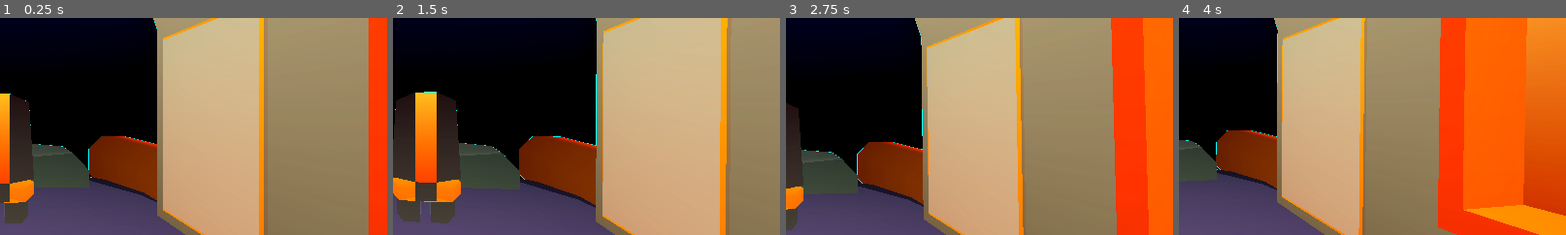
Above: before the commit, frames 1-4 (left to right).
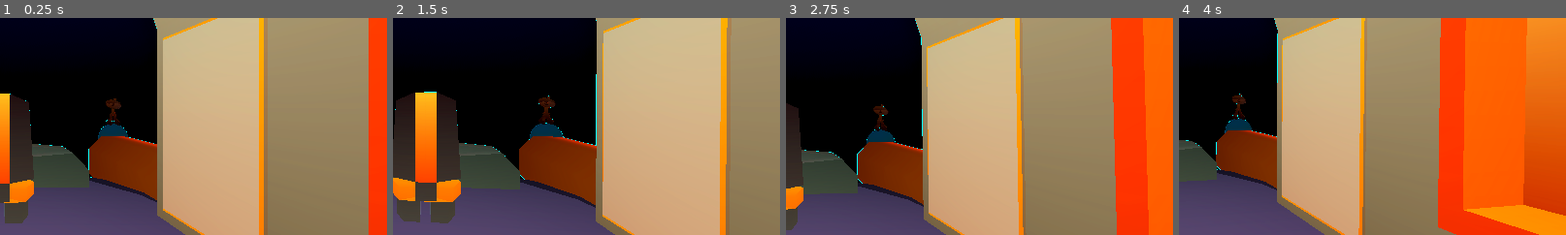
Above: after the commit, the same moments.

Repository: StephanoNaressi/LD_59
Game: Godot game, scene res://scenes/main.tscn
The game is run twice, just before and just after one commit, with the same random seed, the same clock (stepped at 60 frames per second) and the same inputs.
Inputs (mouse positions are % of the whole screen's width and height, from its top left):
- Up to frame 1 (0.25 s): no input
- Up to frame 2 (1.5 s): tap Enter at 0.5 s; move the mouse to (55, 50) at 0.52 s; hold Right mouse button (MouseRight) 0.53-1.28 s; hold Space (FlyUp) from 0.53 s (still down); click (55, 50) at 0.6 s; move the mouse to (45, 50) at 1.27 s; right-click (45, 50) at 1.35 s
- Up to frame 3 (2.75 s): keep holding Space (FlyUp); click (45, 50) at 1.55 s; move the mouse to (52, 48) at 2.02 s; hold Right mouse button (MouseRight) from 2.03 s (still down); tap F (Interact) at 2.1 s
- Up to frame 4 (4 s): keep holding Space (FlyUp); tap Enter at 2.75 s; move the mouse to (49, 52) at 2.77 s; release Right mouse button (MouseRight) at 2.78 s; click (49, 52) at 2.85 s; move the mouse to (57, 51) at 3.52 s; hold Right mouse button (MouseRight) from 3.53 s (still down)
The pictures show only the part of the screen within x 50-100%, y 30-80%; the shares and areas given below are measured in that part.

The runs differ from the first frame. In frame 1, 0.6% of the frame differs, in the area x 25-34%, y 37-56%; in frame 2, 0.7%, in the area x 35-45%, y 35-56%; in frame 3, 0.5%; in frame 4, 0.5%.

Commit message:
Add repairs and refactor proyectiles

Diff:
--- /dev/null
+++ b/game/meshes/CrosshairReticleMaterial.tres
@@ -0,0 +1,16 @@
+[gd_resource type="StandardMaterial3D" format=3 uid="uid://8smc4k8e250j"]
+
+[ext_resource type="Texture2D" uid="uid://b3q14iswyb0xn" path="res://game/textures/target.png" id="1_tex"]
+
+[resource]
+resource_name = "CrosshairReticle"
+transparency = 1
+cull_mode = 2
+no_depth_test = true
+albedo_color = Color(1.25, 1.25, 1.25, 1)
+albedo_texture = ExtResource("1_tex")
+emission_enabled = true
+emission = Color(1, 1, 1, 1)
+emission_energy_multiplier = 2.75
+emission_texture = ExtResource("1_tex")
+billboard_mode = 1
--- /dev/null
+++ b/game/meshes/RepairGlow.tres
@@ -0,0 +1,10 @@
+[gd_resource type="StandardMaterial3D" format=3]
+
+[resource]
+resource_name = "RepairGlow"
+cull_mode = 2
+albedo_color = Color(0.45, 0.98, 0.55, 1)
+roughness = 0.35
+emission_enabled = true
+emission = Color(0.2, 1, 0.45, 1)
+emission_energy_multiplier = 4.2
--- /dev/null
+++ b/scenes/antenna.tscn
@@ -0,0 +1,70 @@
+[gd_scene load_steps=6 format=3 uid="uid://6dx8yn04eb3d"]
+
+[ext_resource type="Script" uid="uid://kp7mj4xhcv7k" path="res://scripts/controllers/antenna.gd" id="1_ant"]
+[ext_resource type="PackedScene" uid="uid://ruga60glvqw0" path="res://game/meshes/broken_antenna.glb" id="2_broken"]
+[ext_resource type="PackedScene" uid="uid://d3g7wxtsivdfs" path="res://game/meshes/fixed_antenna.glb" id="3_fixed"]
+[ext_resource type="Material" uid="uid://d7k2crosshairmat" path="res://game/meshes/CrosshairReticleMaterial.tres" id="4_chm"]
+
+[sub_resource type="BoxShape3D" id="BoxShape3D_body"]
+size = Vector3(2, 4, 2)
+
+[sub_resource type="QuadMesh" id="QuadMesh_crosshair"]
+size = Vector2(1, 1)
+
+[node name="Antenna" type="StaticBody3D" node_paths=PackedStringArray("crosshair_marker")]
+script = ExtResource("1_ant")
+crosshair_marker = NodePath("CrosshairMarker")
+
+[node name="BrokenMesh" parent="." instance=ExtResource("2_broken")]
+
+[node name="FixedMesh" parent="." instance=ExtResource("3_fixed")]
+visible = false
+
+[node name="CollisionShape3D" type="CollisionShape3D" parent="."]
+transform = Transform3D(1, 0, 0, 0, 1, 0, 0, 0, 1, 0, 2, 0)
+shape = SubResource("BoxShape3D_body")
+
+[node name="CrosshairMarker" type="Marker3D" parent="."]
+transform = Transform3D(1, 0, 0, 0, 1, 0, 0, 0, 1, 0, 2, 0)
+
+[node name="Reticle" type="MeshInstance3D" parent="CrosshairMarker"]
+transform = Transform3D(0.5, 0, 0, 0, 0.5, 0, 0, 0, 0.5, 0, 0.5, 0)
+mesh = SubResource("QuadMesh_crosshair")
+material_override = ExtResource("4_chm")
+
+[node name="RepairProgressRoot" type="Marker3D" parent="."]
+transform = Transform3D(1, 0, 0, 0, 1, 0, 0, 0, 1, 0, 3.5, 0)
+
+[node name="RepairSubViewport" type="SubViewport" parent="RepairProgressRoot"]
+transparent_bg = true
+handle_input_locally = false
+size = Vector2i(300, 40)
+render_target_update_mode = 3
+
+[node name="ProgressRoot" type="Control" parent="RepairProgressRoot/RepairSubViewport"]
+layout_mode = 3
+anchors_preset = 15
+anchor_right = 1.0
+anchor_bottom = 1.0
+grow_horizontal = 2
+grow_vertical = 2
+
+[node name="RepairProgressBar" type="ProgressBar" parent="RepairProgressRoot/RepairSubViewport/ProgressRoot"]
+layout_mode = 1
+anchors_preset = 15
+anchor_right = 1.0
+anchor_bottom = 1.0
+offset_left = 4.0
+offset_top = 4.0
+offset_right = -4.0
+offset_bottom = -4.0
+grow_horizontal = 2
+grow_vertical = 2
+max = 100.0
+show_percentage = false
+value = 0.0
+
+[node name="RepairBillboard" type="Sprite3D" parent="RepairProgressRoot"]
+pixel_size = 0.0045
+billboard = 1
+position = Vector3(0, 0, 0)
--- a/scenes/main.tscn
+++ b/scenes/main.tscn
@@ -3,6 +3,7 @@
 [ext_resource type="PackedScene" uid="uid://c573jw2rht2o7" path="res://scenes/space_ship.tscn" id="1_0wfyh"]
 [ext_resource type="Material" uid="uid://b4cidsmi3vmyu" path="res://game/meshes/GlowStar.tres" id="3_jyhfs"]
 [ext_resource type="PackedScene" uid="uid://bbv5mm5ddjy31" path="res://scenes/asteroid_belt.tscn" id="4_belt"]
+[ext_resource type="PackedScene" uid="uid://c4n7q2m8antenna" path="res://scenes/antenna.tscn" id="5_ant"]
 
 [sub_resource type="ProceduralSkyMaterial" id="ProceduralSkyMaterial_0wfyh"]
 sky_top_color = Color(0.08789865, 0, 0.19748032, 1)
@@ -57,6 +58,21 @@
 transform = Transform3D(1, 0, 0, 0, 1, 0, 0, 0, 1, -159.94873, 0, 0)
 min_distance_from_player = 1.0
 
+[node name="AntennaA" parent="." unique_id=2000000001 instance=ExtResource("5_ant")]
+transform = Transform3D(1, 0, 0, 0, 1, 0, 0, 0, 1, 18, 0, 12)
+metal_cost = 1
+rock_cost = 2
+
+[node name="AntennaB" parent="." unique_id=2000000002 instance=ExtResource("5_ant")]
+transform = Transform3D(1, 0, 0, 0, 1, 0, 0, 0, 1, -14, 0, 22)
+metal_cost = 2
+rock_cost = 1
+
+[node name="AntennaC" parent="." unique_id=2000000003 instance=ExtResource("5_ant")]
+transform = Transform3D(1, 0, 0, 0, 1, 0, 0, 0, 1, 8, 0, -20)
+metal_cost = 1
+rock_cost = 1
+
 [node name="WorldEnvironment" type="WorldEnvironment" parent="." unique_id=1053174916]
 environment = SubResource("Environment_jyhfs")
 
--- a/scenes/meteor.tscn
+++ b/scenes/meteor.tscn
@@ -2,7 +2,7 @@
 
 [ext_resource type="Script" uid="uid://dm2eybuk17ugb" path="res://scripts/controllers/meteor.gd" id="1_pxso2"]
 [ext_resource type="PackedScene" uid="uid://cyfl7ve4hup03" path="res://game/meshes/meteor.glb" id="1_tcwo0"]
-[ext_resource type="Texture2D" uid="uid://b3q14iswyb0xn" path="res://game/textures/target.png" id="3_83eji"]
+[ext_resource type="Material" uid="uid://8smc4k8e250j" path="res://game/meshes/CrosshairReticleMaterial.tres" id="2_chm"]
 
 [sub_resource type="PhysicsMaterial" id="PhysicsMaterial_tcwo0"]
 bounce = 0.51
@@ -10,26 +10,28 @@
 [sub_resource type="SphereShape3D" id="SphereShape3D_tcwo0"]
 radius = 1.033
 
-[node name="Meteor" type="RigidBody3D" unique_id=217224758 node_paths=PackedStringArray("target")]
+[sub_resource type="QuadMesh" id="QuadMesh_crosshair"]
+
+[node name="Meteor" type="RigidBody3D" unique_id=1871351217 node_paths=PackedStringArray("crosshair_marker")]
 collision_layer = 3
 collision_mask = 1048575
 physics_material_override = SubResource("PhysicsMaterial_tcwo0")
 gravity_scale = 0.0
 continuous_cd = true
 script = ExtResource("1_pxso2")
-target = NodePath("TargetSprite")
+crosshair_marker = NodePath("CrosshairMarker")
 
-[node name="DriftTimer" type="Timer" parent="." unique_id=554864498]
+[node name="DriftTimer" type="Timer" parent="." unique_id=976458198]
 wait_time = 3.0
 
-[node name="meteor" parent="." unique_id=1435494417 instance=ExtResource("1_tcwo0")]
+[node name="meteor" parent="." unique_id=452359168 instance=ExtResource("1_tcwo0")]
 
-[node name="CollisionShape3D" type="CollisionShape3D" parent="." unique_id=196492444]
+[node name="CollisionShape3D" type="CollisionShape3D" parent="." unique_id=515518666]
 shape = SubResource("SphereShape3D_tcwo0")
 
-[node name="TargetSprite" type="Sprite3D" parent="." unique_id=481179135]
+[node name="CrosshairMarker" type="Marker3D" parent="." unique_id=1893060601]
+
+[node name="Reticle" type="MeshInstance3D" parent="CrosshairMarker" unique_id=2048698039]
 transform = Transform3D(0.5, 0, 0, 0, 0.5, 0, 0, 0, 0.5, 0, 0, 0)
-billboard = 2
-no_depth_test = true
-render_priority = 10
-texture = ExtResource("3_83eji")
+material_override = ExtResource("2_chm")
+mesh = SubResource("QuadMesh_crosshair")
--- /dev/null
+++ b/scenes/repair_proyectile.tscn
@@ -0,0 +1,15 @@
+[gd_scene format=3 uid="uid://b5ar0nt7m2vbe"]
+
+[ext_resource type="Script" path="res://scripts/controllers/repair_proyectile.gd" id="1_rp"]
+[ext_resource type="Material" path="res://game/meshes/RepairGlow.tres" id="2_glow"]
+
+[sub_resource type="SphereMesh" id="SphereMesh_rp"]
+radius = 0.22
+height = 0.44
+
+[node name="RepairProyectile" type="Node3D"]
+script = ExtResource("1_rp")
+
+[node name="MeshInstance3D" type="MeshInstance3D" parent="."]
+material_override = ExtResource("2_glow")
+mesh = SubResource("SphereMesh_rp")
--- a/scenes/space_ship.tscn
+++ b/scenes/space_ship.tscn
@@ -131,8 +131,13 @@
 wait_time = 0.1
 one_shot = true
 
+[node name="RepairShootingCooldown" type="Timer" parent="."]
+wait_time = 0.07
+one_shot = true
+
 [connection signal="body_entered" from="spaceship/Chair/Camera3D/ChairArea" to="." method="on_chair_area_body_entered"]
 [connection signal="body_exited" from="spaceship/Chair/Camera3D/ChairArea" to="." method="on_chair_area_body_exited"]
 [connection signal="timeout" from="ShootingCooldown" to="." method="_on_shooting_cooldown_timeout"]
+[connection signal="timeout" from="RepairShootingCooldown" to="." method="repair_cooldown_finished"]
 
 [editable path="spaceship"]
--- /dev/null
+++ b/scripts/controllers/antenna.gd
@@ -0,0 +1,88 @@
+extends StaticBody3D
+class_name Antenna
+
+@export var metal_cost: int = 1
+@export var rock_cost: int = 1
+@export var crosshair_marker: Marker3D
+@export var repair_charge_per_hit: float = 0.05
+
+signal was_repaired
+
+var is_repaired: bool = false
+var repair_progress: float = 0.0
+
+@onready var broken_mesh: Node3D = $BrokenMesh
+@onready var fixed_mesh: Node3D = $FixedMesh
+@onready var repair_progress_root: Node3D = $RepairProgressRoot
+@onready var repair_viewport: SubViewport = $RepairProgressRoot/RepairSubViewport
+@onready var repair_progress_bar: ProgressBar = $RepairProgressRoot/RepairSubViewport/ProgressRoot/RepairProgressBar
+@onready var repair_billboard: Sprite3D = $RepairProgressRoot/RepairBillboard
+
+
+func _ready() -> void:
+	if crosshair_marker:
+		crosshair_marker.visible = false
+	repair_progress_root.visible = false
+	call_deferred("connect_repair_billboard_texture")
+
+
+func connect_repair_billboard_texture() -> void:
+	if repair_billboard and repair_viewport:
+		repair_billboard.texture = repair_viewport.get_texture()
+
+
+func get_weapon_aim_position() -> Vector3:
+	if crosshair_marker:
+		return crosshair_marker.global_position
+	return global_position + Vector3(0, 2.0, 0)
+
+
+func reset_repair_progress() -> void:
+	if is_repaired:
+		return
+	repair_progress = 0.0
+	update_repair_ui()
+
+
+func untarget_destroyable() -> void:
+	if crosshair_marker:
+		crosshair_marker.visible = false
+	reset_repair_progress()
+
+
+func target_destroyable() -> void:
+	if crosshair_marker and not is_repaired:
+		crosshair_marker.visible = true
+
+
+func update_repair_ui() -> void:
+	if repair_progress_bar:
+		repair_progress_bar.value = repair_progress * 100.0
+	var show_bar: bool = repair_progress > 0.001 and repair_progress < 0.999 and not is_repaired
+	repair_progress_root.visible = show_bar
+
+
+func apply_repair_hit() -> void:
+	if is_repaired:
+		return
+	repair_progress = minf(repair_progress + repair_charge_per_hit, 1.0)
+	update_repair_ui()
+	if repair_progress < 1.0:
+		return
+	complete_repair()
+
+
+func complete_repair() -> void:
+	if is_repaired:
+		return
+	if not GlobalValues.try_spend_items(metal_cost, rock_cost):
+		repair_progress = 0.85
+		update_repair_ui()
+		return
+	is_repaired = true
+	broken_mesh.visible = false
+	fixed_mesh.visible = true
+	repair_progress_root.visible = false
+	RepairProyectile.despawn_all_in_tree(get_tree())
+	untarget_destroyable()
+	was_repaired.emit()
--- a/scripts/controllers/asteroid_belt.gd
+++ b/scripts/controllers/asteroid_belt.gd
@@ -47,6 +47,11 @@
 	var meteor: Meteor = METEOR_SCENE.instantiate() as Meteor
 	add_child(meteor)
 	meteor.global_position = pos
+	if _rng.randf() < 0.5:
+		meteor.resource_drop = Item.Item_Type.METAL
+	else:
+		meteor.resource_drop = Item.Item_Type.ROCK
+	meteor.drop_rate = 3
 	meteor.destroyed.connect(_on_meteor_destroyed, CONNECT_ONE_SHOT)
 
 
--- a/scripts/controllers/proyectile.gd
+++ b/scripts/controllers/proyectile.gd
@@ -5,13 +5,20 @@
 var speed: float = 30.0
 var hit_distance: float = 0.5
 
+
+func configure_homing(target_meteor: Meteor, muzzle: Node3D) -> void:
+	target = target_meteor
+	global_position = muzzle.global_position
+
+
 func _process(delta: float) -> void:
 	if target == null or not is_instance_valid(target):
 		queue_free()
 		return
 
-	global_position = global_position.move_toward(target.global_position, speed * delta)
+	var aim: Vector3 = target.get_weapon_aim_position()
+	global_position = global_position.move_toward(aim, speed * delta)
 
-	if global_position.distance_to(target.global_position) <= hit_distance:
+	if global_position.distance_to(aim) <= hit_distance:
 		target.take_damage(10.0)
 		queue_free()
--- /dev/null
+++ b/scripts/controllers/repair_proyectile.gd
@@ -0,0 +1,38 @@
+extends Node3D
+class_name RepairProyectile
+
+const GROUP_NAME: String = "repair_projectile"
+
+const SPEED: float = 72.0
+const HIT_DISTANCE: float = 1.25
+
+var target_antenna: Antenna
+
+
+func _ready() -> void:
+	add_to_group(GROUP_NAME)
+
+
+static func despawn_all_in_tree(tree: SceneTree) -> void:
+	for node in tree.get_nodes_in_group(GROUP_NAME):
+		if is_instance_valid(node):
+			node.queue_free()
+
+
+func configure_homing(antenna: Antenna, muzzle: Node3D) -> void:
+	target_antenna = antenna
+	global_position = muzzle.global_position
+
+
+func _process(delta: float) -> void:
+	if target_antenna == null or not is_instance_valid(target_antenna):
+		queue_free()
+		return
+	if target_antenna.is_repaired:
+		queue_free()
+		return
+	var aim: Vector3 = target_antenna.get_weapon_aim_position()
+	global_position = global_position.move_toward(aim, SPEED * delta)
+	if global_position.distance_to(aim) <= HIT_DISTANCE:
+		target_antenna.apply_repair_hit()
+		queue_free()
--- /dev/null
+++ b/scripts/controllers/ship_weapon_spawn.gd
@@ -0,0 +1,59 @@
+extends RefCounted
+class_name ShipWeaponSpawn
+
+## Shared helpers for ship-fired projectiles (camera aim, scene root, physics exclusions).
+
+
+## Picks the overlapping body whose screen position is closest to the view center (same rule as ship crosshair).
+static func pick_body_in_engagement(
+	camera: Camera3D,
+	engagement: Area3D,
+	should_include: Callable
+) -> Node:
+	var origin: Vector3 = camera.global_position
+	var forward: Vector3 = -camera.global_transform.basis.z
+	var viewport_center: Vector2 = camera.get_viewport().get_visible_rect().size * 0.5
+	var best: Node = null
+	var best_screen_d2: float = INF
+	var best_world_d2: float = INF
+	for body in engagement.get_overlapping_bodies():
+		if not should_include.call(body):
+			continue
+		var to_b: Vector3 = (body as Node3D).global_position - origin
+		if forward.dot(to_b) <= 0.0:
+			continue
+		var world_d2: float = to_b.length_squared()
+		var screen_d2: float = (
+			camera.unproject_position((body as Node3D).global_position) - viewport_center
+		).length_squared()
+		if (
+			best == null
+			or screen_d2 < best_screen_d2
+			or (is_equal_approx(screen_d2, best_screen_d2) and world_d2 < best_world_d2)
+		):
+			best = body
+			best_screen_d2 = screen_d2
+			best_world_d2 = world_d2
+	return best
+
+
+static func add_to_current_scene(ship: Node, node: Node) -> bool:
+	var scene: Node = ship.get_tree().current_scene
+	if scene == null:
+		return false
+	scene.add_child(node)
+	return true
+
+
+static func aim_from_camera(camera: Camera3D, forward_offset: float) -> Dictionary:
+	var forward: Vector3 = -camera.global_transform.basis.z
+	if forward.length_squared() < 0.0001:
+		forward = Vector3(0, 0, -1)
+	else:
+		forward = forward.normalized()
+	var origin: Vector3 = camera.global_position + forward * forward_offset
+	return {"origin": origin, "forward": forward}
+
+
+static func exclude_ship_rid(ship: Node3D) -> Array[RID]:
+	return [ship.get_rid()]
--- a/scripts/controllers/space_ship.gd
+++ b/scripts/controllers/space_ship.gd
@@ -2,7 +2,8 @@
 class_name SpaceShip
 
 #region constants
-const PROJECTILE = preload("uid://b65juspb4p45s")
+const METEOR_PROJECTILE_SCENE: PackedScene = preload("uid://b65juspb4p45s")
+const REPAIR_PROJECTILE_SCENE: PackedScene = preload("res://scenes/repair_proyectile.tscn")
 
 const SPEED = 20.0
 const ACCEL = 6.0
@@ -27,10 +28,14 @@
 @onready var exit_anchor: Node3D = $"spaceship/Exit" as Node3D
 @onready var engagement_area: Area3D = $EngagementRange
 @onready var shooting_cooldown: Timer = $ShootingCooldown
+@onready var repair_shooting_cooldown: Timer = $RepairShootingCooldown
+
+var can_fire_repair: bool = true
 
 var _mouse_yaw_delta: float = 0.0
 var _smoothed_yaw_delta: float = 0.0
 var _reticle_meteor: Meteor = null
+var _reticle_antenna: Antenna = null
 #endregion
 
 func _ready() -> void:
@@ -72,12 +77,11 @@
 		elif is_player_in_area:
 			pilot.begin_pilot(self)
 
-	if is_active and Input.is_action_just_pressed("MouseLeft"):
-		is_shooting = true
-	if is_active and Input.is_action_just_released("MouseLeft"):
-		is_shooting = false
 	if is_active:
-		shoot()
+		refresh_weapon_reticles()
+		update_meteor_primary_hold()
+		tick_repair_hold_fire()
+		tick_meteor_primary_auto_fire()
 
 func set_piloting(piloting: bool) -> void:
 	is_active = piloting
@@ -87,13 +91,36 @@
 	else:
 		is_shooting = false
 		shooting_cooldown.stop()
+		repair_shooting_cooldown.stop()
 		can_shoot = true
-		_clear_target_reticle()
-
-func _clear_target_reticle() -> void:
+		can_fire_repair = true
+		clear_weapon_reticles()
+
+func clear_weapon_reticles() -> void:
 	if _reticle_meteor != null and is_instance_valid(_reticle_meteor):
 		_reticle_meteor.untarget_destroyable()
 	_reticle_meteor = null
+	if _reticle_antenna != null and is_instance_valid(_reticle_antenna):
+		_reticle_antenna.untarget_destroyable()
+	_reticle_antenna = null
+
+
+func refresh_weapon_reticles() -> void:
+	var new_meteor: Meteor = pick_meteor_in_crosshair()
+	if new_meteor != _reticle_meteor:
+		if _reticle_meteor != null and is_instance_valid(_reticle_meteor):
+			_reticle_meteor.untarget_destroyable()
+		_reticle_meteor = new_meteor
+		if _reticle_meteor != null:
+			_reticle_meteor.target_destroyable()
+
+	var new_antenna: Antenna = pick_antenna_in_crosshair()
+	if new_antenna != _reticle_antenna:
+		if _reticle_antenna != null and is_instance_valid(_reticle_antenna):
+			_reticle_antenna.untarget_destroyable()
+		_reticle_antenna = new_antenna
+		if _reticle_antenna != null:
+			_reticle_antenna.target_destroyable()
 
 func activate_pilot_camera() -> void:
 	camera_3d.current = true
@@ -145,51 +172,83 @@
 	velocity = velocity.lerp(wish * SPEED, ACCEL * delta)
 #endregion
 
-#region Shooting
-func shoot() -> void:
-	if not is_shooting or not can_shoot:
-		return
-
-	if _reticle_meteor != null and not is_instance_valid(_reticle_meteor):
-		_reticle_meteor = null
-	var meteor: Meteor = _closest_meteor_in_front()
-	if meteor == null:
-		return
-	if _reticle_meteor != meteor:
-		if _reticle_meteor != null and is_instance_valid(_reticle_meteor):
-			_reticle_meteor.untarget_destroyable()
-		_reticle_meteor = meteor
-		meteor.target_destroyable()
+#region Ship weapons
+func update_meteor_primary_hold() -> void:
+	if Input.is_action_just_pressed("MouseLeft"):
+		is_shooting = true
+	if Input.is_action_just_released("MouseLeft"):
+		is_shooting = false
+
+
+func tick_repair_hold_fire() -> void:
+	if not Input.is_action_pressed("MouseRight"):
+		return
+	try_fire_repair_bolt()
+
+
+func try_fire_repair_bolt() -> void:
+	if not can_fire_repair:
+		return
+	if _reticle_antenna == null:
+		return
 	var muzzle: Node3D = turret_pos if next_turret_left else turret_pos_2
 	next_turret_left = not next_turret_left
-	var projectile: Proyectile = PROJECTILE.instantiate() as Proyectile
-	projectile.target = meteor
-	get_tree().current_scene.add_child(projectile)
-	projectile.global_position = muzzle.global_position
+	var bolt: RepairProyectile = REPAIR_PROJECTILE_SCENE.instantiate() as RepairProyectile
+	bolt.configure_homing(_reticle_antenna, muzzle)
+	ShipWeaponSpawn.add_to_current_scene(self, bolt)
+	can_fire_repair = false
+	repair_shooting_cooldown.start()
+
+
+func tick_meteor_primary_auto_fire() -> void:
+	if not is_shooting:
+		return
+	try_spawn_meteor_projectile()
+
+
+func try_spawn_meteor_projectile() -> void:
+	if not can_shoot:
+		return
+	if _reticle_meteor == null:
+		return
+	var muzzle: Node3D = turret_pos if next_turret_left else turret_pos_2
+	next_turret_left = not next_turret_left
+	var projectile: Proyectile = METEOR_PROJECTILE_SCENE.instantiate() as Proyectile
+	projectile.configure_homing(_reticle_meteor, muzzle)
+	ShipWeaponSpawn.add_to_current_scene(self, projectile)
 
 	can_shoot = false
 	shooting_cooldown.start()
 
-func _closest_meteor_in_front() -> Meteor:
-	var origin: Vector3 = camera_3d.global_position
-	var forward: Vector3 = -camera_3d.global_transform.basis.z
-	var viewport_center: Vector2 = camera_3d.get_viewport().get_visible_rect().size * 0.5
-	var best: Meteor = null
-	var best_screen_d2: float = INF
-	var best_world_d2: float = INF
-	for body in engagement_area.get_overlapping_bodies():
-		if body is Meteor:
-			var m: Meteor = body as Meteor
-			var to_m: Vector3 = m.global_position - origin
-			if forward.dot(to_m) <= 0.0:
-				continue
-			var world_d2: float = to_m.length_squared()
-			var screen_d2: float = (camera_3d.unproject_position(m.global_position) - viewport_center).length_squared()
-			if best == null or screen_d2 < best_screen_d2 or (is_equal_approx(screen_d2, best_screen_d2) and world_d2 < best_world_d2):
-				best = m
-				best_screen_d2 = screen_d2
-				best_world_d2 = world_d2
-	return best
+
+func pick_meteor_in_crosshair() -> Meteor:
+	var body: Node = ShipWeaponSpawn.pick_body_in_engagement(
+		camera_3d,
+		engagement_area,
+		func(b: Node) -> bool: return b is Meteor
+	)
+	return body as Meteor
+
+
+func pick_antenna_in_crosshair() -> Antenna:
+	var body: Node = ShipWeaponSpawn.pick_body_in_engagement(
+		camera_3d,
+		engagement_area,
+		func(b: Node) -> bool: return antenna_is_repair_target(b)
+	)
+	return body as Antenna
+
+
+func antenna_is_repair_target(body: Node) -> bool:
+	if not (body is Antenna):
+		return false
+	var antenna: Antenna = body as Antenna
+	if antenna.is_repaired:
+		return false
+	if antenna.repair_progress > 0.001:
+		return true
+	return GlobalValues.can_afford_items(antenna.metal_cost, antenna.rock_cost)
+
 #endregion
 
 #region Area Detection
@@ -205,3 +264,7 @@
 
 func _on_shooting_cooldown_timeout() -> void:
 	can_shoot = true
+
+
+func repair_cooldown_finished() -> void:
+	can_fire_repair = true
--- a/scripts/globals/global_values.gd
+++ b/scripts/globals/global_values.gd
@@ -1,5 +1,41 @@
 extends Node
 
-var player : Player
+var player: Player
 
-var inventory : Array[Item]
+var inventory: Array[Item]
+
+
+func count_item_of_type(item_type: Item.Item_Type) -> int:
+	var total: int = 0
+	for entry in inventory:
+		if entry.type == item_type:
+			total += 1
+	return total
+
+
+func remove_items_of_type(item_type: Item.Item_Type, amount: int) -> void:
+	var removed: int = 0
+	var index: int = inventory.size() - 1
+	while index >= 0 and removed < amount:
+		if inventory[index].type == item_type:
+			inventory.remove_at(index)
+			removed += 1
+		index -= 1
+
+
+func can_afford_items(metal_needed: int, rock_needed: int) -> bool:
+	if metal_needed < 0 or rock_needed < 0:
+		return false
+	if count_item_of_type(Item.Item_Type.METAL) < metal_needed:
+		return false
+	if count_item_of_type(Item.Item_Type.ROCK) < rock_needed:
+		return false
+	return true
+
+
+func try_spend_items(metal_needed: int, rock_needed: int) -> bool:
+	if not can_afford_items(metal_needed, rock_needed):
+		return false
+	remove_items_of_type(Item.Item_Type.METAL, metal_needed)
+	remove_items_of_type(Item.Item_Type.ROCK, rock_needed)
+	return true
--- a/scripts/resources/destroyable.gd
+++ b/scripts/resources/destroyable.gd
@@ -1,39 +1,49 @@
 extends RigidBody3D
 class_name Destroyable
 
-@export var target : Sprite3D
-@export var resource_drop : Item.Item_Type
+@export var crosshair_marker: Marker3D
+@export var resource_drop: Item.Item_Type
 
-var being_targeted : bool = false
-var _dead: bool = false
+var being_targeted: bool = false
+var dead: bool = false
 
-var health : float = 100.0
-var drop_rate : int = 10
+var health: float = 100.0
+var drop_rate: int = 3
 signal destroyed
 
+
 func _ready() -> void:
-	if target:
-		target.hide()
+	if crosshair_marker:
+		crosshair_marker.visible = false
+
+
+func get_weapon_aim_position() -> Vector3:
+	if crosshair_marker:
+		return crosshair_marker.global_position
+	return global_position
+
 
 func take_damage(damage: float) -> void:
-	if _dead:
+	if dead:
 		return
 	health -= damage
-	if health <= 0:
-		_dead = true
+	if health <= 0.0:
+		dead = true
 		for i in range(drop_rate):
-			var drop : Item = Item.new()
+			var drop: Item = Item.new()
 			drop.type = resource_drop
 			GlobalValues.inventory.append(drop)
 		destroyed.emit()
 		queue_free()
 
+
 func untarget_destroyable() -> void:
 	being_targeted = false
-	if target:
-		target.hide()
+	if crosshair_marker:
+		crosshair_marker.visible = false
+
 
 func target_destroyable() -> void:
 	being_targeted = true
-	if target:
-		target.show()
+	if crosshair_marker:
+		crosshair_marker.visible = true
Binary file added: game/meshes/broken_antenna.glb
Not shown, added: game/meshes/broken_antenna.glb.import
Binary file added: game/meshes/fixed_antenna.glb
Not shown, added: game/meshes/fixed_antenna.glb.import
Not shown, added: scripts/controllers/antenna.gd.uid
Not shown, added: scripts/controllers/repair_proyectile.gd.uid
Not shown, added: scripts/controllers/ship_weapon_spawn.gd.uid
Not shown, changed: game/meshes/spaceship.blend
Not shown, changed: game/meshes/spaceship.blend1
